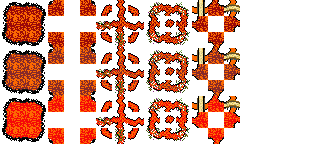
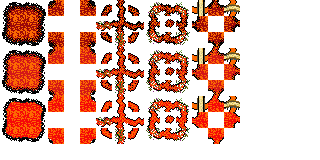
Comparing the layer stacks of the two (320, 160) images. Changes:
added layer "Lava3" above "Lava2" over [5, 0, 239, 48]
added layer "Lava2" above "Lava" over [6, 48, 240, 96]
painted on "Lava" over [5, 0, 240, 96]
